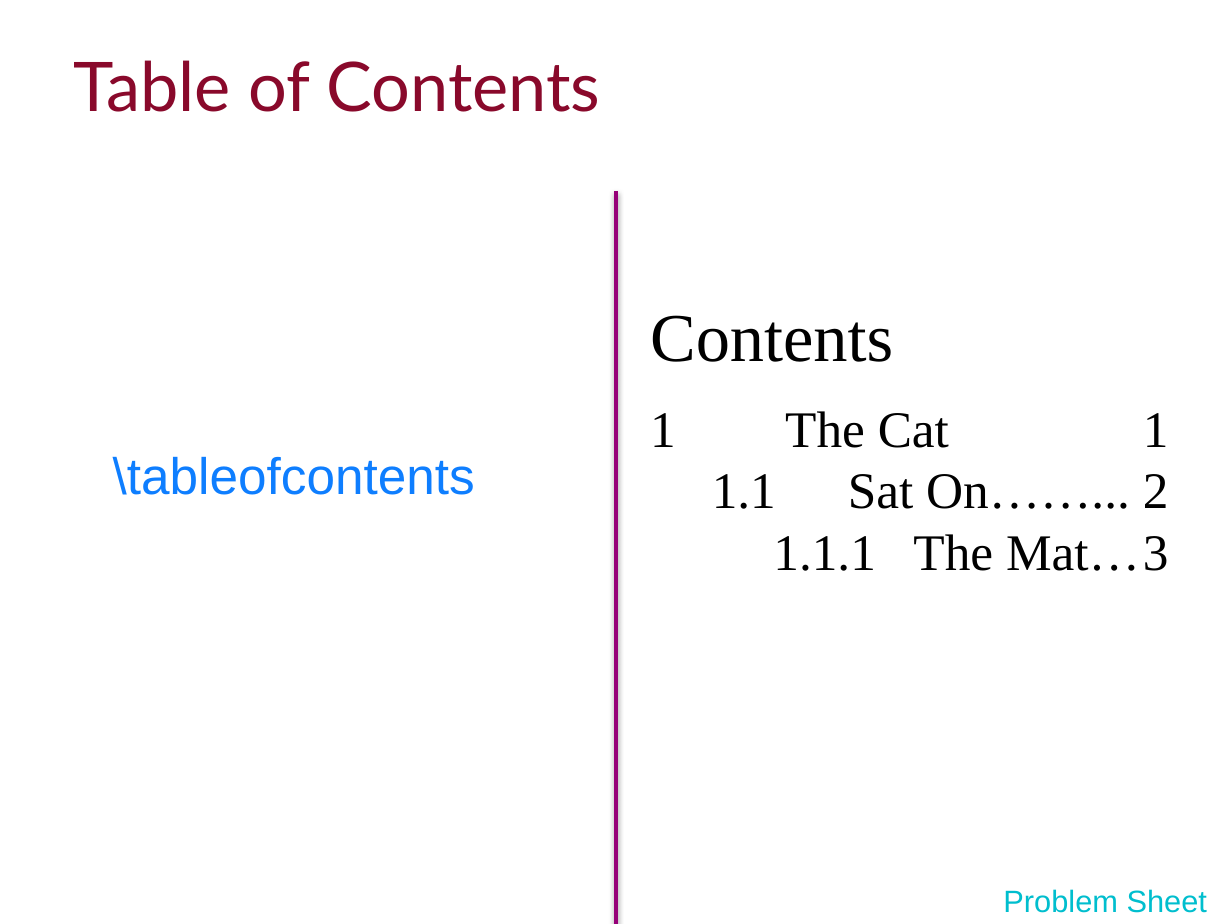
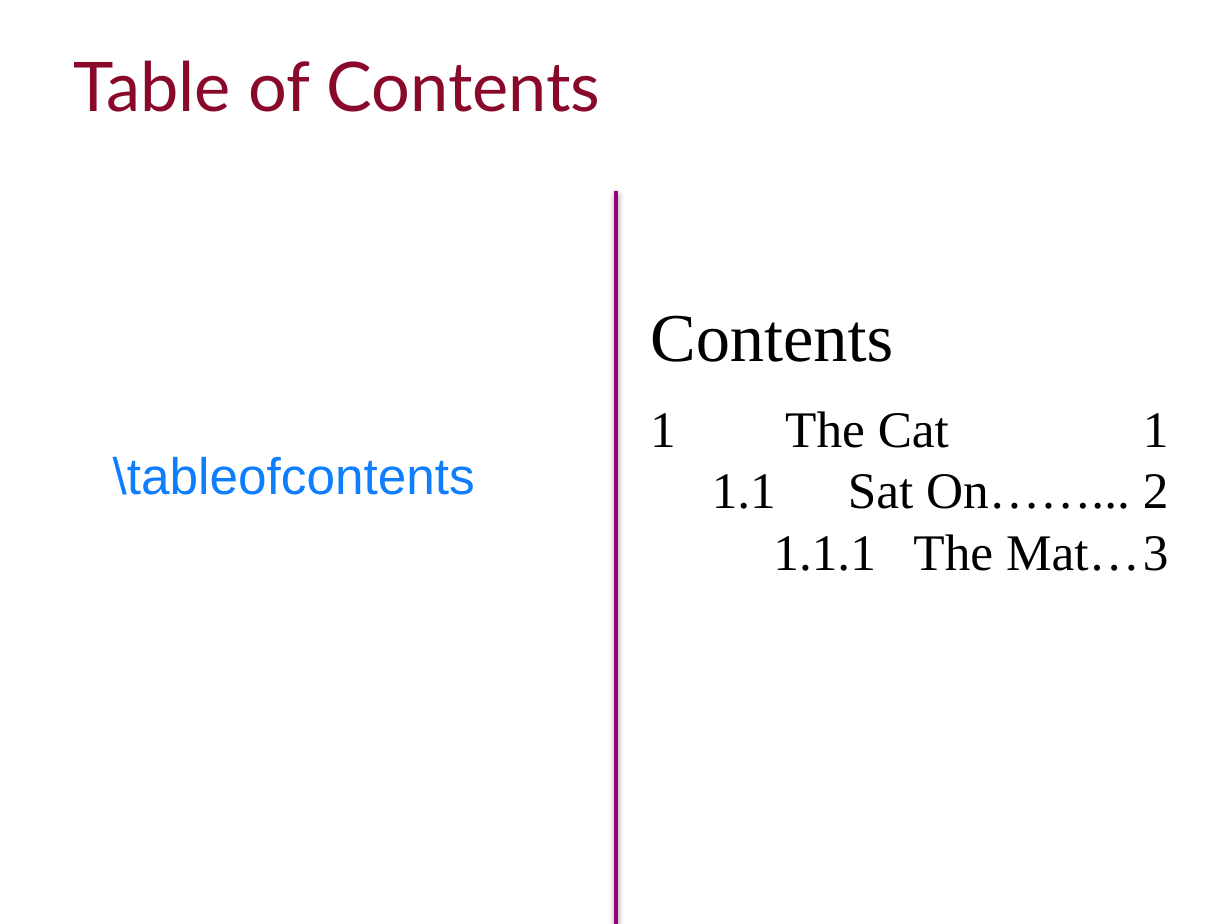
Before and after one commit to ImperialCollegeLondon/RCDS-introduction-to-latex, a slide deck: slide 10 of Intro to Latex Slides.pptx. Drawn at 1232x924 pixels with LibreOffice and Linux fonts; fonts in the diff are those of the drawing; background and template pictures are left out. Boxes give left, top, right and bottom in pixels: in the first picture for what was removed or moved away, otherwise in the second. Text is boxed around its words. In the diff, an @@ line names an element or a change of style, - is before the commit and + after.

```diff
--- a/Intro to Latex Slides.pptx
+++ b/Intro to Latex Slides.pptx
@@ text removed at [1003, 889, 1207, 913] @@
-Problem Sheet
```
Also in this commit, not shown: 1 other slide changed, 2 slides added.
